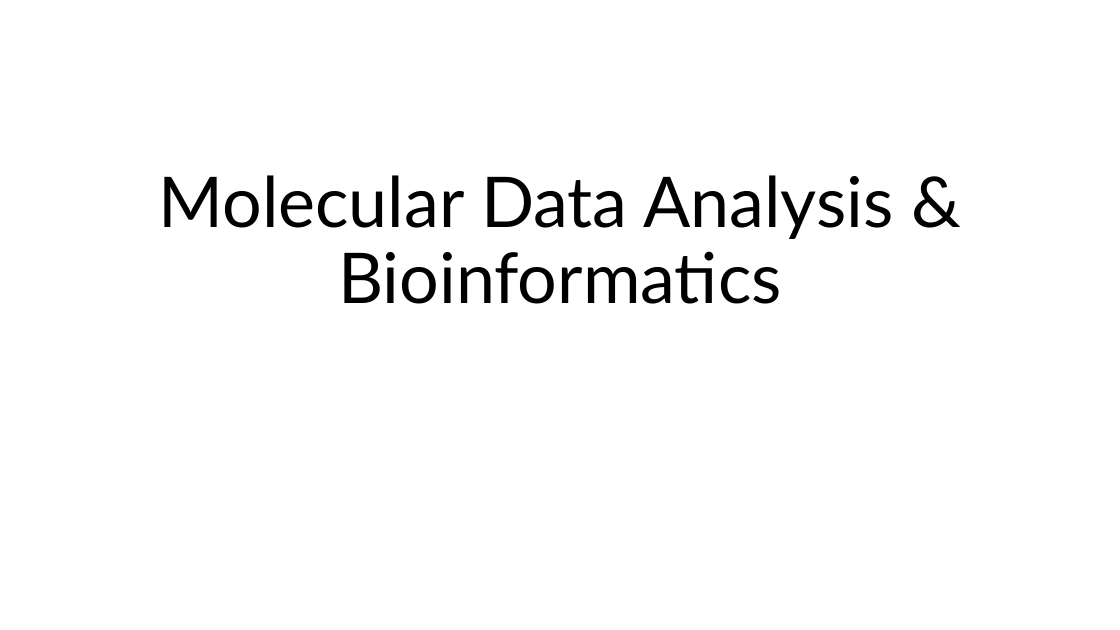
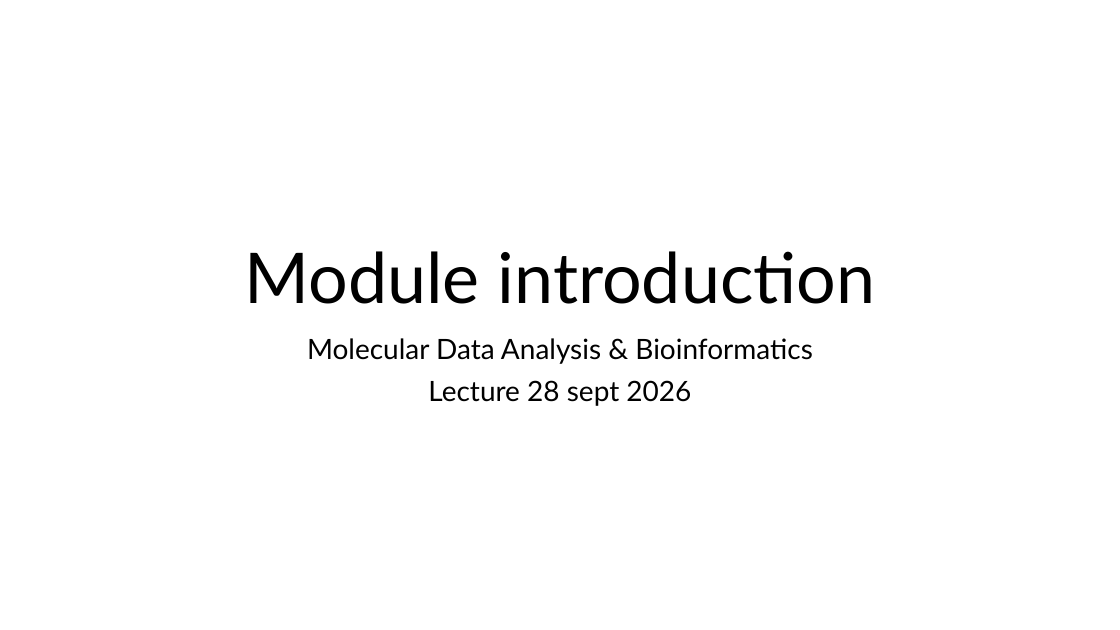
Before and after one commit to mishapaauw/molecular-data-analysis, a slide deck: slide 1 of lectures/0_course_introduction.pptx. Drawn at 1120x630 pixels with LibreOffice and Linux fonts; fonts in the diff are those of the drawing. Boxes give left, top, right and bottom in pixels: in the first picture for what was removed or moved away, otherwise in the second. Text is boxed around its words. In the diff, an @@ line names an element or a change of style, - is before the commit and + after.

```diff
--- a/lectures/0_course_introduction.pptx
+++ b/lectures/0_course_introduction.pptx
@@ title at (x1=244, y1=251, x2=876, y2=304): text changed @@
-Molecular Data Analysis & Bioinformatics
+Module introduction
@@ subtitle added at (x1=307, y1=338, x2=812, y2=406), 24 pt, text #000000 @@
+Molecular Data Analysis & Bioinformatics
+Lecture 28 sept 2026
```
Also in this commit, not shown: 13 slides added, 1 other file.
